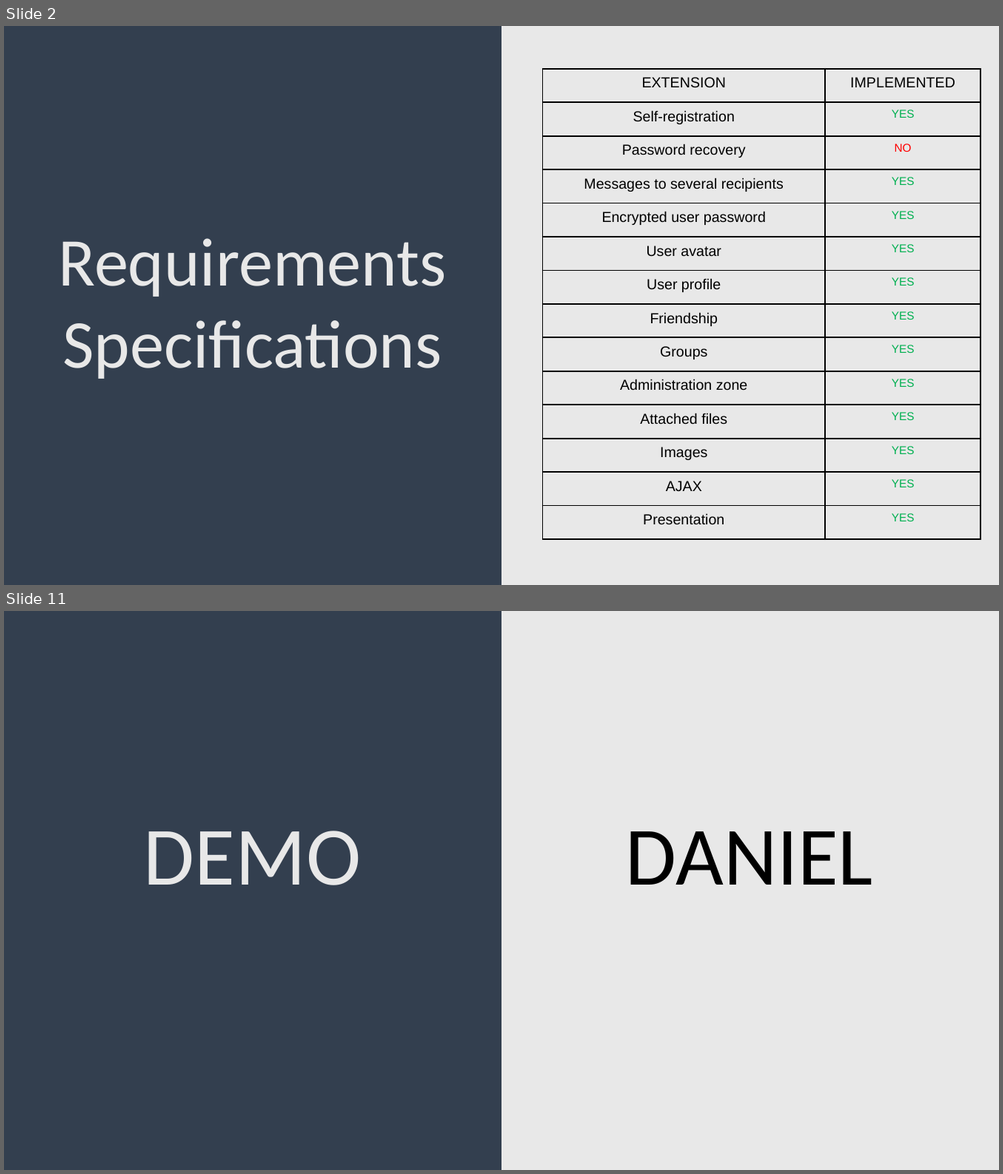
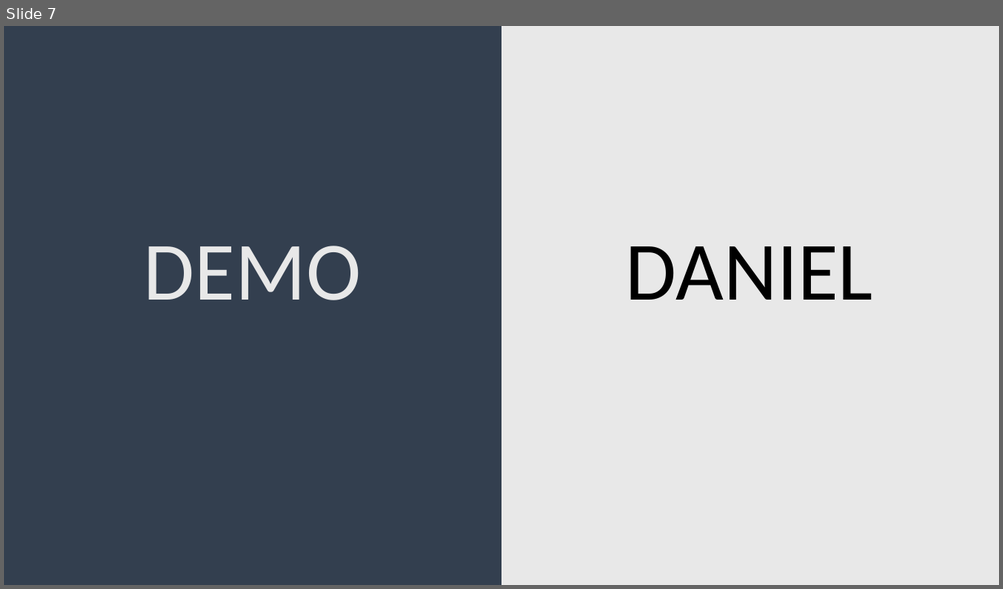
Before and after one commit to Adrianuhu/Discordia-Symfony, a slide deck: documentation/Exposition.pptx. Shown one above the other, each under a label of ours: slides 2 and 11 before the commit, slide 7 after it; the slides between them are not shown. The pictures are 1003x1174 and 1003x589 pixels, drawn with LibreOffice and Linux fonts; fonts in the diff are those of the drawing. Boxes give left, top, right and bottom in pixels: in the first picture for what was removed or moved away, otherwise in the second. Text is boxed around its words. In the diff, an @@ line names an element or a change of style, - is before the commit and + after.

```diff
--- a/documentation/Exposition.pptx
+++ b/documentation/Exposition.pptx
@@ slide 2 removed at (4, 26, 999, 585), background gradient #333F50 to #E8E8E8 @@
@@ table removed at (543, 68, 981, 540), 14 rows, 2 columns @@
-EXTENSION | IMPLEMENTED
-Self-registration | YES
-Password recovery | NO
-Messages to several recipients | YES
-Encrypted user password | YES
-User avatar | YES
-User profile | YES
-Friendship | YES
-Groups | YES
-Administration zone | YES
-Attached files | YES
-Images | YES
-AJAX | YES
-Presentation | YES
@@ text removed at (59, 238, 447, 379) @@
-Requirements Specifications
@@ what was slide 11 is now slide 7 @@
```
Also in this commit, not shown: 6 slides added, 9 other slides removed, 1 other file.
